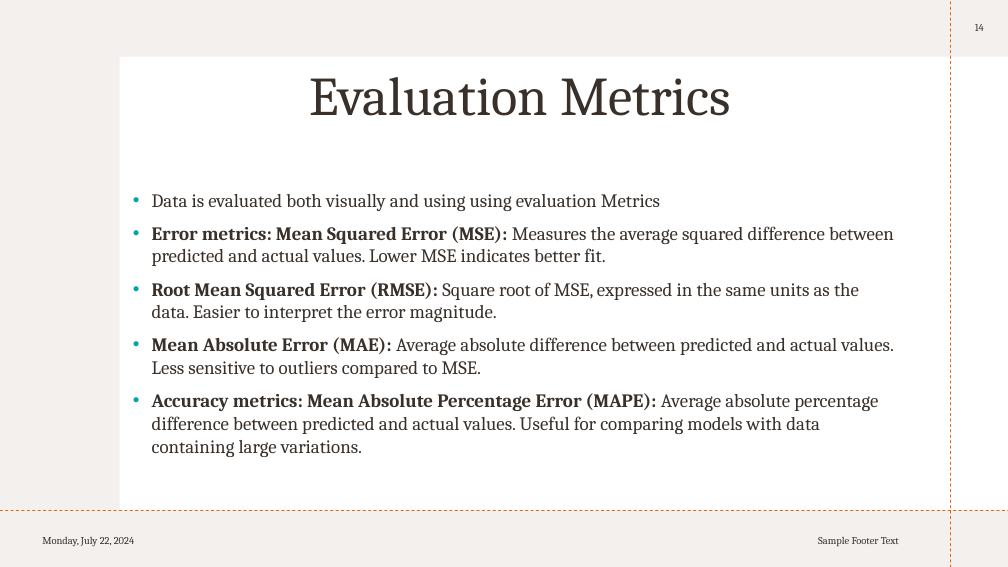
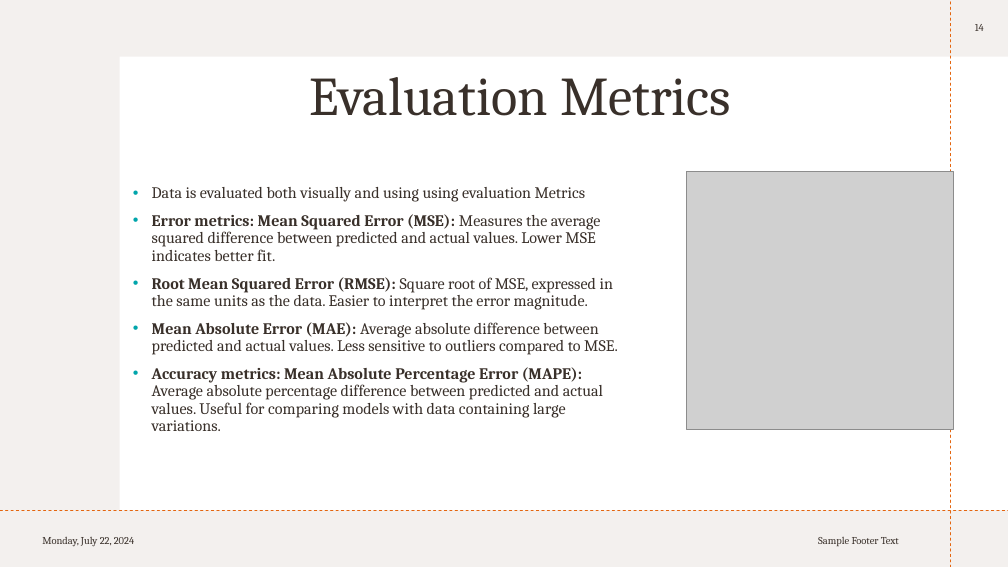
Before and after one commit to KarishmaFernandes/Forecasting-Future-Sales, a slide deck: slide 14 of sales Circly.pptx. Drawn at 1008x567 pixels with LibreOffice and Linux fonts; fonts in the diff are those of the drawing; grey boxes stand for pictures. Boxes give left, top, right and bottom in pixels: in the first picture for what was removed or moved away, otherwise in the second. Text is boxed around its words. In the diff, an @@ line names an element or a change of style, - is before the commit and + after.

```diff
--- a/sales Circly.pptx
+++ b/sales Circly.pptx
@@ text "Data is evaluated both visually ..." at [152,187,618,431]: size 18 to 15.3 pt; line spacing 1 to 0.9 @@
@@ picture added at [687,172,954,430] @@
```
Also in this commit, not shown: 5 other slides changed.
